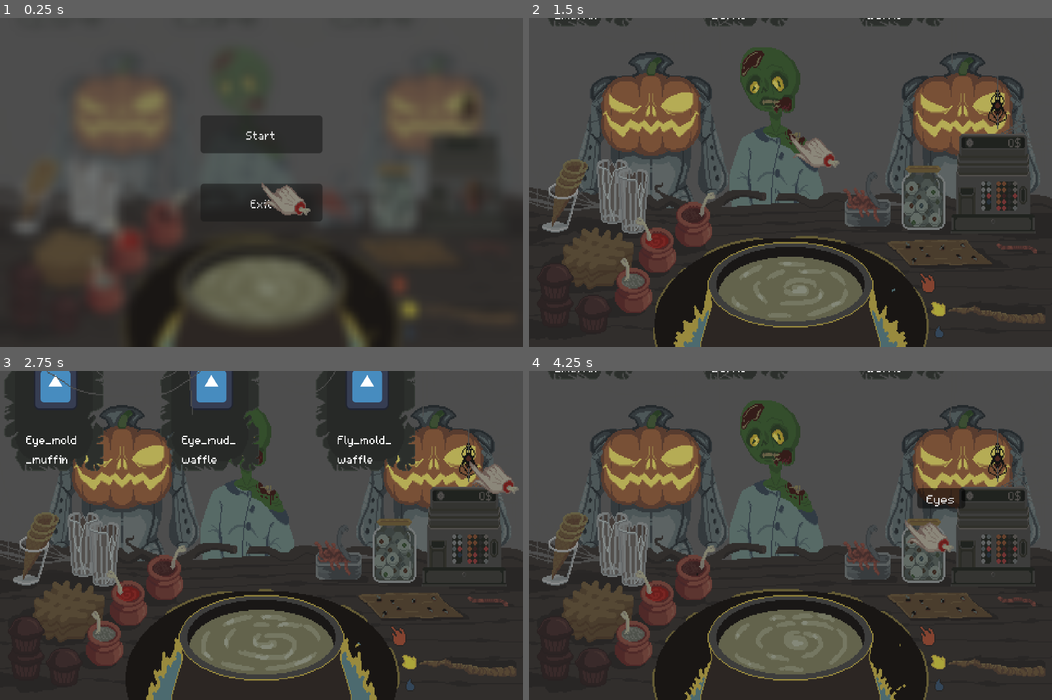
Above: before the commit, frames 1-4 (two rows, left to right).
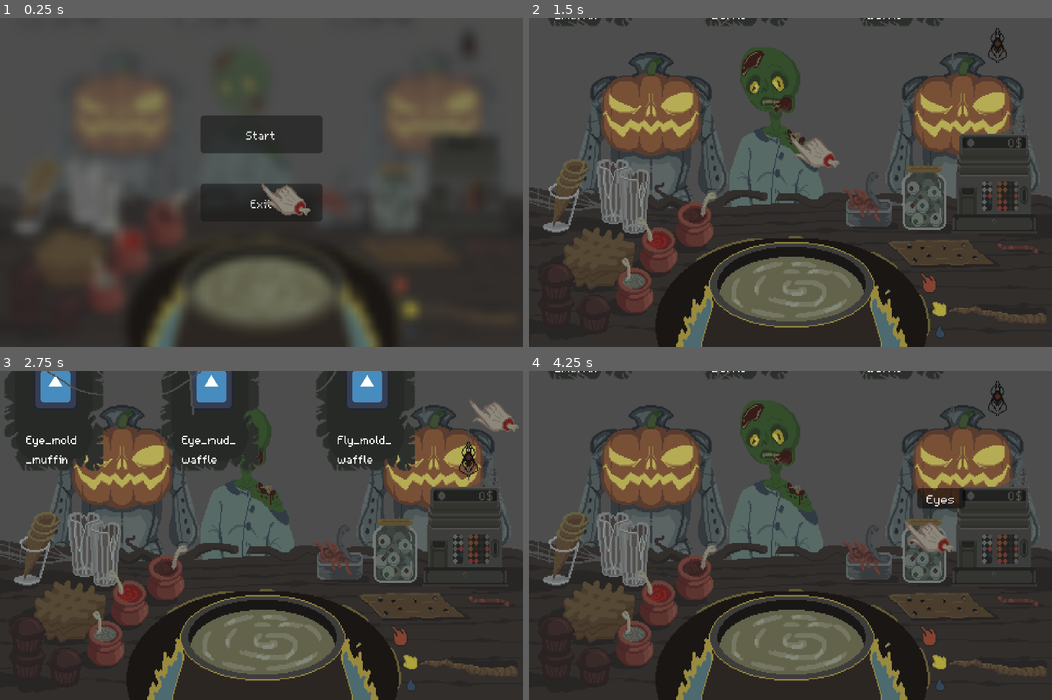
Above: after the commit, the same moments.

Repository: KiberDimon/OurTvorenie
Game: Godot game, scene res://scenes/main.tscn
Two runs of this game, one before a commit and one after it. Both use one fixed random seed, a clock stepped at 60 frames per second and the inputs below. The engine's default icon, where the game draws it, is replaced by a stand-in: a white triangle on a blue panel in a dark square.
Inputs (mouse positions are in pixels of both pictures, inside the frame that each line leads up to; where the layout moved, square brackets give the same spot in the first picture):
- Up to frame 1 (0.25 s): no input
- Up to frame 2 (1.5 s): click (999, 47) [999, 106] at 0.5 s; click "Start" at 1.25 s
- Up to frame 3 (2.75 s): click (470, 400) [470, 459] at 2 s
- Up to frame 4 (4.25 s): click (999, 459) at 2.75 s; move the mouse to (905, 519) at 3.52 s

The runs differ from the first frame. In frame 1, 1.9% of the frame differs, in the area x 27-92%, y 5-100%; in frame 2, 4.1%; in frame 3, 4.2%; in frame 4, 4.5%, in the area x 0-100%, y 0-100%.

Commit message:
Анимация паука

Diff:
--- a/scenes/main_ui.tscn
+++ b/scenes/main_ui.tscn
@@ -23,6 +23,7 @@
 [ext_resource type="Resource" uid="uid://b7lsv3jtrhxgs" path="res://resources/ingredients/base/waffle_base.tres" id="15_wn4yt"]
 [ext_resource type="Resource" uid="uid://108cqji8i2p0" path="res://resources/guests/zombie.tres" id="16_tshsl"]
 [ext_resource type="Resource" uid="uid://0bvn2q0byoxn" path="res://resources/guests/shkelet.tres" id="17_1t7kk"]
+[ext_resource type="Script" uid="uid://csay8mywun2fx" path="res://scripts/toggle_orders_button.gd" id="24_32s7f"]
 [ext_resource type="Texture2D" uid="uid://dnsbw8hdg83ow" path="res://assets/Карточки и паук.png" id="24_wn4yt"]
 
 [sub_resource type="AtlasTexture" id="AtlasTexture_32s7f"]
@@ -39,7 +40,6 @@
 script = ExtResource("1_r8eje")
 
 [node name="tabl" type="Sprite2D" parent="." unique_id=639964491]
-visible = false
 position = Vector2(241, 135)
 texture = ExtResource("2_rbpqj")
 
@@ -219,11 +219,12 @@
 [node name="ToggleOrdersButton" type="Button" parent="." unique_id=389624870]
 layout_mode = 0
 offset_left = 422.0
-offset_top = 62.0
+offset_top = 11.0
 offset_right = 439.0
-offset_bottom = 86.0
-tooltip_text = "recipes"
+offset_bottom = 35.0
+toggle_mode = true
 flat = true
+script = ExtResource("24_32s7f")
 
 [node name="SpiderSprite" type="Sprite2D" parent="ToggleOrdersButton" unique_id=749538224]
 position = Vector2(8, -72)
--- a/scripts/main_ui.gd
+++ b/scripts/main_ui.gd
@@ -82,6 +82,8 @@
 func _on_toggle_orders():
 	_orders_visible = not _orders_visible
 	if _orders_visible:
+		toggle_orders_button.spider_up()
 		queue_manager.show_all_orders()
 	else:
+		toggle_orders_button.spider_down()
 		queue_manager.hide_all_orders()
--- /dev/null
+++ b/scripts/toggle_orders_button.gd
@@ -0,0 +1,33 @@
+extends Button
+
+var _spider_high_y: float
+var _spider_low_y: float
+var spider_high: bool = false  # true = паук наверху (кнопка поднята)
+
+func _ready() -> void:
+	# Позиция "опущена" (нормальная)
+	_spider_high_y = position.y
+
+	# Позиция "поднята" — на 50 пикселей выше
+	_spider_low_y = _spider_high_y + 50
+
+	# Начинаем в опущенном состоянии
+	position.y = _spider_high_y
+
+func spider_up(duration: float = 0.3):
+	if spider_high:
+		return
+	spider_high = true
+
+	var tween = create_tween()
+	tween.set_ease(Tween.EASE_OUT)
+	tween.tween_property(self, "position:y", _spider_low_y, duration)
+
+func spider_down(duration: float = 0.3):
+	if not spider_high:
+		return
+	spider_high = false
+
+	var tween = create_tween()
+	tween.set_ease(Tween.EASE_IN)
+	tween.tween_property(self, "position:y", _spider_high_y, duration)
Not shown, added: scripts/toggle_orders_button.gd.uid
